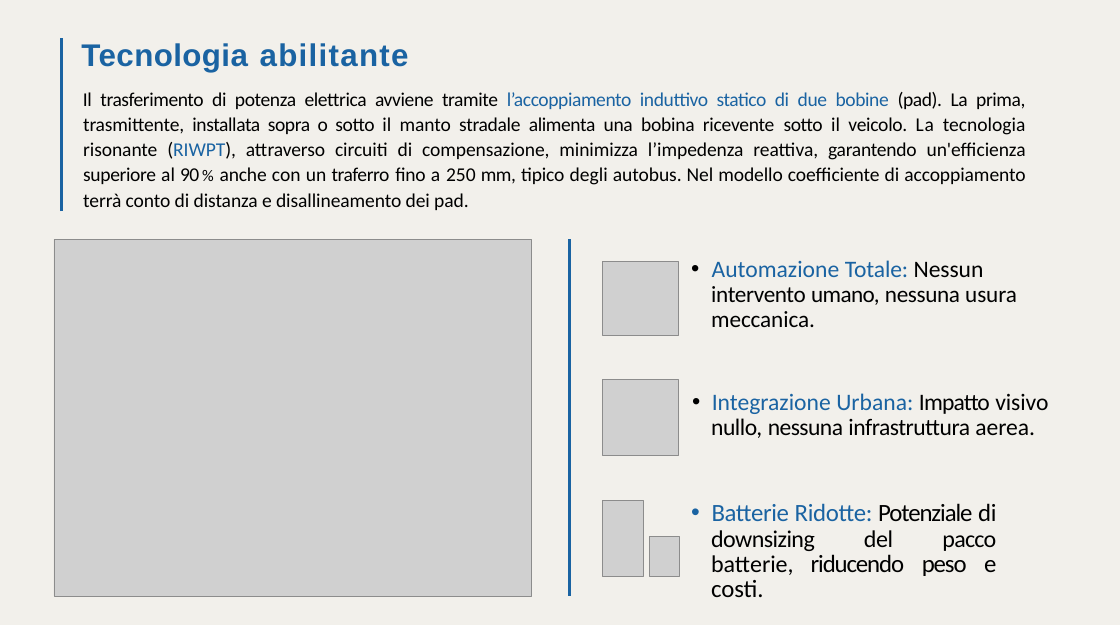
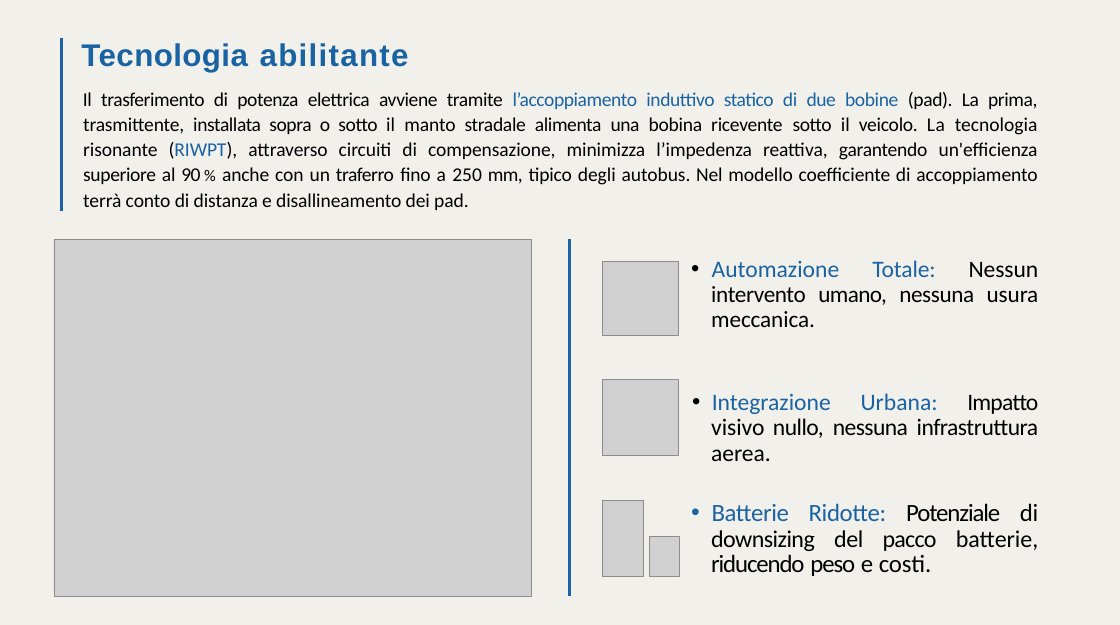
Before and after one commit to Joshuari03/ProgettoASET, a slide deck: slide 2 of Elettrificazione_Strategica_Linea_973.pptx. Drawn at 1120x625 pixels with LibreOffice and Linux fonts; fonts in the diff are those of the drawing; grey boxes stand for pictures. Boxes give left, top, right and bottom in pixels: in the first picture for what was removed or moved away, otherwise in the second. Text is boxed around its words. In the diff, an @@ line names an element or a change of style, - is before the commit and + after.

```diff
--- a/Elettrificazione_Strategica_Linea_973.pptx
+++ b/Elettrificazione_Strategica_Linea_973.pptx
@@ text "Il trasferimento di potenza elettrica ..." rewrapped from (83,92,1026,210) to (83,92,1038,210) @@
@@ text "Automazione Totale: Nessun intervento umano, ..." at (711,260,1039,327): alignment left to justified @@
@@ text "Integrazione Urbana: Impatto visivo nullo, ..." at (711,393,1039,461): alignment left to justified @@
@@ text "Batterie Ridotte: Potenziale di downsizing ..." rewrapped from (711,503,997,576) to (711,503,1039,576) @@
```
Also in this commit, not shown: 9 other slides changed, 4 slides added, 6 slides removed, 1 other file.
